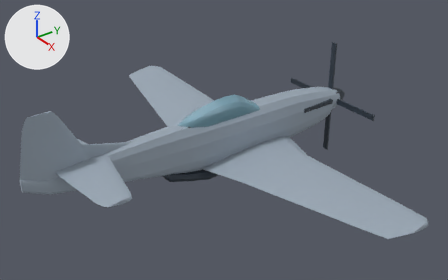
Before and after pictures for a commit that changed the Blender file tools/blender/p51d.blend.
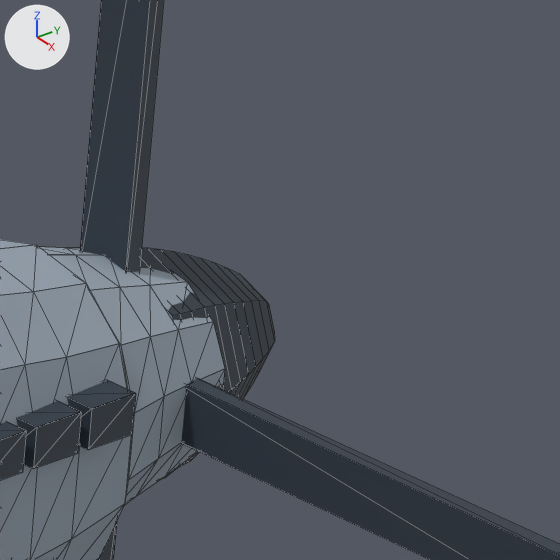
The first picture shows the older version from a camera (50 mm lens) standing at (11.72, -9.65, 7.53) and looking at (0.28, -1.26, 0.0). The close-ups show the older and then the newer version on the part from 72% to 82% of the width and 24% to 41% of the height of that picture. Only the edits that show in the close-ups are written down. Every picture has the same lights, and +X, +Y and +Z are marked at upper left. The close-ups show mesh edges as thin lines.

The scene before the commit, as lines of its bpy script (objects in view):
```python
me_mesh_0 = bpy.data.meshes.new('Mesh_0')
me_mesh_0.from_pydata(...)  # 4080 vertices, 1360 faces; spans x -0.42..0.42, y -6.46..2.96, z -0.8..0.68
me_mesh_0.materials.append(mat_p51_body)  # grey #9aa7b4
me_mesh_8 = bpy.data.meshes.new('Mesh_8')
me_mesh_8.from_pydata(...)  # 24 vertices, 12 faces; spans x -0.5..0.5, y -0.5..0.5, z -0.5..0.5
me_mesh_8.materials.append(mat_p51_accent)  # dark blue #2f3a46
me_spinner = bpy.data.meshes.new('Spinner')
me_spinner.from_pydata(...)  # 97 vertices, 96 faces; spans x -0.32..0.32, y 2.82..3.402, z -0.312..0.328
me_spinner.materials.append(mat_p51_accent)  # dark blue #2f3a46
ob_mesh_0 = bpy.data.objects.new('Mesh_0', me_mesh_0)
ob_mesh_0.parent = ob_node_1
ob_mesh_0.location = (0.0, 0.0, 0.0)
ob_mesh_8 = bpy.data.objects.new('Mesh_8', me_mesh_8)
ob_mesh_8.parent = ob_node_1
ob_mesh_8.location = (0.38, 2.235, 0.13)
ob_mesh_8.scale = (0.1, 0.15, 0.11)
ob_spinner = bpy.data.objects.new('Spinner', me_spinner)
ob_spinner.location = (0.0, 0.0, 0.0)
# also in view: 'Mesh_6' at (0.38, 2.42, 0.13); 'P51_Prop.003' at (0.96, 2.82, 0.01); 'Mesh_10' at (0.38, 2.05, 0.13); 'P51_Prop' at (0.0, 2.82, 0.97)
```
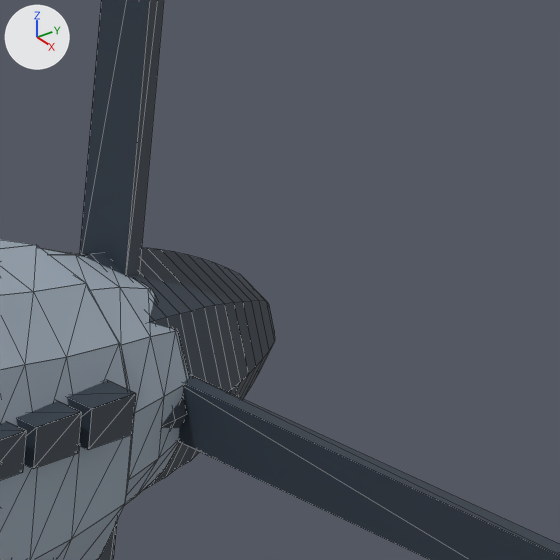
Location of each change, (x1, y1, x2, y2) in pixels of the close-ups (560 x 560 px; the box of a moved part takes in the faces that stretch with it):
```json
{"object": "Mesh_0", "change": "reshaped", "before": [0, 240, 225, 560], "after": [0, 240, 189, 560]}
{"object": "Spinner", "change": "reshaped", "before": [140, 248, 275, 481], "after": [78, 248, 275, 490]}
{"part": 1, "of": "me_mesh_0", "change": "moved or reshaped", "before": [38, 246, 225, 496], "after": [42, 248, 189, 495]}
{"part": 2, "of": "me_spinner", "change": "cut back", "before": [159, 306, 181, 481], "after": [78, 253, 193, 490], "on screen": "mostly hidden before"}
```

Scene script edits in JSON lines:
```json
{"block": "me_mesh_0", "where": "# used by ob_mesh_0; parent = ob_node_1; location = (0.0, 0.0, 0.0)"}
{"op": "remove", "block": "me_mesh_0", "code": "me_mesh_0.from_pydata(...)  # 4080 vertices, 1360 faces; spans x -0.42..0.42, y -6.46..2.96, z -0.8..0.68"}
{"op": "add", "block": "me_mesh_0", "code": "me_mesh_0.from_pydata(...)  # 4080 vertices, 1360 faces; spans x -0.42..0.42, y -6.46..2.83, z -0.8..0.68"}
{"block": "me_mesh_0", "change": "me_mesh_0 part 1: 168 of 4080 vertices moved; they spanned x -0.31..0.31, y 2.82..2.96, z -0.3..0.32 and now span x -0.3..0.3, y 2.82..2.83, z -0.29..0.31; mean shift (0.0, -0.07, -0.02); largest move (0.0, 2.96, 0.01) -> (0.0, 2.83, -0.29)"}
{"block": "me_mesh_0", "change": "other edits to the shape of me_mesh_0 do not show in these pictures"}
{"block": "me_spinner", "where": "# used by ob_spinner; location = (0.0, 0.0, 0.0)"}
{"op": "remove", "block": "me_spinner", "code": "me_spinner.from_pydata(...)  # 97 vertices, 96 faces; spans x -0.32..0.32, y 2.82..3.402, z -0.312..0.328"}
{"op": "add", "block": "me_spinner", "code": "me_spinner.from_pydata(...)  # 113 vertices, 113 faces; spans x -0.338..0.338, y 2.7..3.402, z -0.33..0.346"}
{"block": "me_spinner", "change": "me_spinner part 2"}
{"block": "me_spinner", "change": "8 vertices move from x -0.32..0.32, y 2.82, z -0.312..0.328 to x -0.323..0.323, y 2.8, z -0.315..0.331"}
{"block": "me_spinner", "change": "16 vertices are added at x -0.338..0.338, y 2.7..2.75, z -0.33..0.346"}
{"block": "me_spinner", "change": "17 new faces join them"}
```
